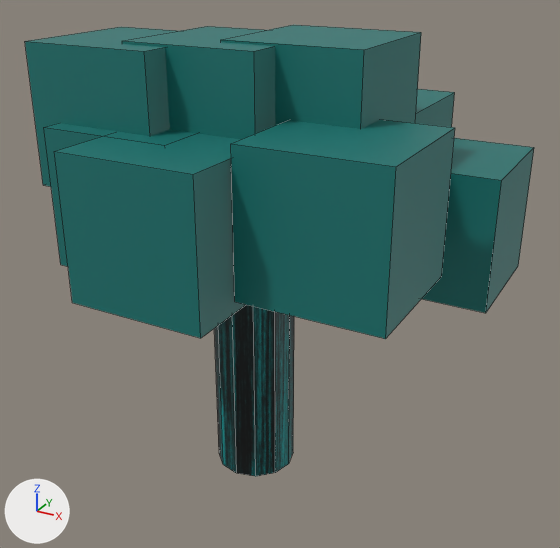
One commit to the Blender file maroon/assets/Enviroment/tree2.blend: the scene before it, then after it.
Camera for both pictures: a 50 mm lens placed at (6.23, -10.38, 8.99), pointed at (0.44, 0.14, 3.72). Lighting does not change. The marker at lower left points along +X, +Y and +Z. Mesh edges are drawn as thin lines.
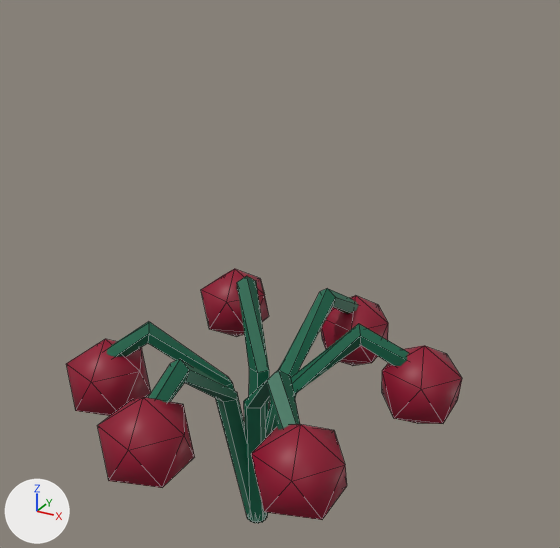
The change, as a list of edits to the scene's bpy script:
```text
Change mat_material_001:
    mat_material_001.base_color: (0.007, 0.178, 0.162) -> (0.285, 0.000433, 0.0254)  # dark cyan #147570 -> red #91012c
Change me_cylinder:
    used by ob_cylinder; location = (0.0, 0.0, 3.0); scale = (1.0, 1.0, 0.75)
    remove me_cylinder.from_pydata(...)  # 24 vertices, 14 faces; spans x -0.7..0.7, y -0.7..0.7, z -4.0..4.0
    remove me_cylinder.materials.append(mat_material_003)  # picture img_tree2_png
    add me_cylinder.from_pydata(...)  # 20 vertices, 17 faces; spans x -2.67..0.19, y -1.8..0.2, z -1.51..2.86
    me_cylinder part 1: the whole mesh is rebuilt
    me_cylinder part 2
    15 vertices are added at x -2.67..-0.38, y -1.8..-0.01, z 1.5..2.86
    5 new vertices lie (0.57, 0.21, -3.01) away from vertices in x -0.76..-0.38, y -0.37..-0.01, z 1.5
    17 new faces join them
    me_cylinder part 3: the surface is now shaded smooth
    add me_cylinder.materials.append(mat_material)  # dark green #016649
Change ob_cylinder:
    ob_cylinder.scale: (1.0, 1.0, 0.75) -> (1.0, 1.0, 1.0)
    ob_cylinder.location: (0.0, 0.0, 3.0) -> (0.0, 0.0, 0.0)
Remove ob_cube:
    ob_cube = bpy.data.objects.new('Cube', me_cube)
Add ob_icosphere_005:
    ob_icosphere_005 = bpy.data.objects.new('Icosphere.005', me_icosphere_005)  # an icosphere of 20 faces spanning x -0.72..0.72, y -0.68..0.68, z -0.8..0.8; in mat_material_001 (red #91012c)
    ob_icosphere_005.location = (2.72, 1.14, 1.67)
Add ob_icosphere_004:
    ob_icosphere_004 = bpy.data.objects.new('Icosphere.004', me_icosphere_005.copy())
    ob_icosphere_004.location = (2.0, -2.1, 1.77)
Add ob_icosphere_003:
    ob_icosphere_003 = bpy.data.objects.new('Icosphere.003', me_icosphere_005.copy())
    ob_icosphere_003.location = (-0.34, -2.68, 1.83)
Add ob_icosphere_002:
    ob_icosphere_002 = bpy.data.objects.new('Icosphere.002', me_icosphere_005.copy())
    ob_icosphere_002.location = (-2.21, -1.37, 1.7)
Add ob_icosphere_001:
    ob_icosphere_001 = bpy.data.objects.new('Icosphere.001', me_icosphere_005.copy())
    ob_icosphere_001.location = (-1.75, 2.16, 1.81)
Add ob_icosphere:
    ob_icosphere = bpy.data.objects.new('Icosphere', me_icosphere_005.copy())
    ob_icosphere.location = (0.83, 2.55, 1.62)
Add ob_cylinder_005:
    ob_cylinder_005 = bpy.data.objects.new('Cylinder.005', me_cylinder_005)  # 20 vertices, 17 faces; spans x -2.67..0.19, y -1.8..0.2, z -1.52..2.86; in mat_material (dark green #016649)
    ob_cylinder_005.location = (0.0, 0.0, 0.0)
    ob_cylinder_005.rotation_euler = (0.0, 0.0, 3.799)  # degrees (0, 0, 218)
Add ob_cylinder_004:
    ob_cylinder_004 = bpy.data.objects.new('Cylinder.004', me_cylinder_005.copy())
    ob_cylinder_004.location = (0.0, 0.0, 0.0)
    ob_cylinder_004.rotation_euler = (0.0, 0.0, 4.745)  # degrees (0, 0, 272)
Add ob_cylinder_003:
    ob_cylinder_003 = bpy.data.objects.new('Cylinder.003', me_cylinder_005.copy())
    ob_cylinder_003.location = (0.0, 0.0, 0.0)
    ob_cylinder_003.rotation_euler = (0.0, 0.0, 2.938)  # degrees (0, 0, 168)
Add ob_cylinder_002:
    ob_cylinder_002 = bpy.data.objects.new('Cylinder.002', me_cylinder_005.copy())
    ob_cylinder_002.location = (0.0, 0.0, 0.0)
    ob_cylinder_002.rotation_euler = (0.0, 0.0, 1.727)  # degrees (0, 0, 99)
Add ob_cylinder_001:
    ob_cylinder_001 = bpy.data.objects.new('Cylinder.001', me_cylinder_005.copy())
    ob_cylinder_001.location = (0.0, 0.0, 0.0)
    ob_cylinder_001.rotation_euler = (0.0, 0.0, 0.826)  # degrees (0, 0, 47)
```

Where the change shows, as pixel boxes [x1, y1, x2, y2] in the pictures (560 x 548 px):
'Cube', deleted (cyan)
    before: [25, 25, 534, 339]
'Cylinder', reshaped, moved, rescaled
    before: [214, 305, 294, 476]
    after: [107, 322, 267, 523]
'Icosphere.004', added (red)
    after: [251, 424, 347, 520]
'Icosphere.003', added (red)
    after: [97, 397, 195, 488]
'Icosphere.005', added (red)
    after: [382, 346, 462, 424]
'Icosphere.002', added (red)
    after: [66, 339, 151, 416]
'Cylinder.001', added (green)
    after: [148, 359, 265, 523]
'Cylinder.002', added (green)
    after: [244, 370, 300, 522]
'Cylinder.003', added (green)
    after: [260, 324, 409, 522]
'Icosphere.001', added (red)
    after: [201, 269, 269, 337]
'Cylinder.004', added (green)
    after: [236, 276, 269, 523]
'Icosphere', added (red)
    after: [321, 296, 388, 366]
'Cylinder.005', added (green)
    after: [248, 288, 358, 523]
part 1 of me_cylinder, deleted
    before: [214, 305, 294, 476]
part 2 of me_cylinder, added (green)
    after: [107, 322, 267, 523]
